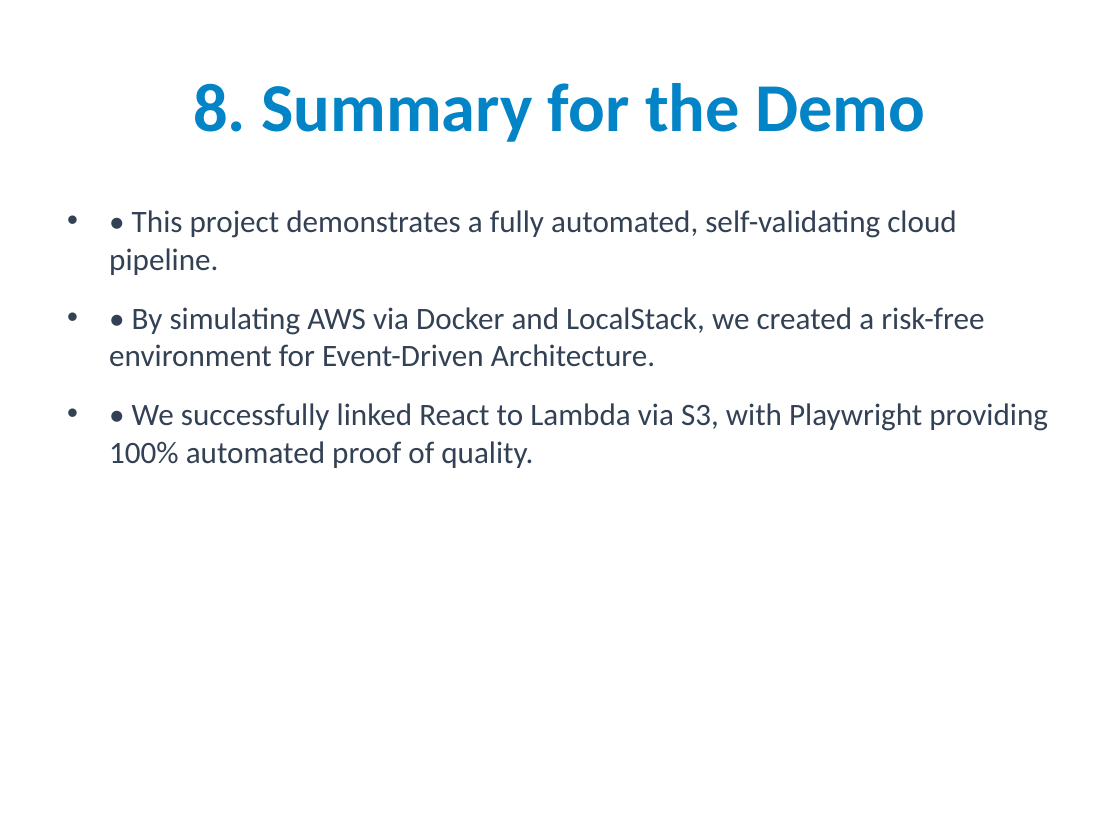
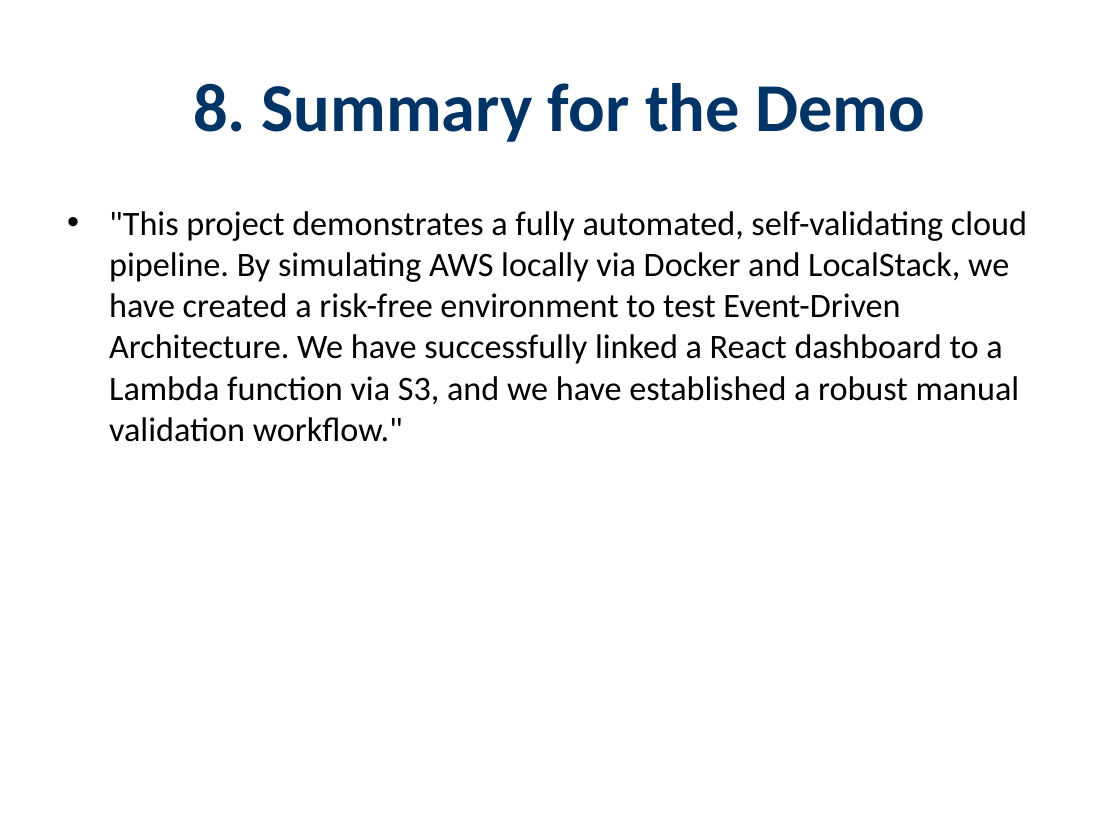
Before and after one commit to Breacher-0/AWS-EC2-local-testing-and-simulation, a slide deck: slide 14 of Ahmed_Khalil_Validation_Demo.pptx. Drawn at 1120x840 pixels with LibreOffice and Linux fonts; fonts in the diff are those of the drawing. Boxes give left, top, right and bottom in pixels: in the first picture for what was removed or moved away, otherwise in the second. Text is boxed around its words. In the diff, an @@ line names an element or a change of style, - is before the commit and + after.

Commit message:
Final cleanup: Fix PPT generation and remove all traces of Playwright

```diff
--- a/Ahmed_Khalil_Validation_Demo.pptx
+++ b/Ahmed_Khalil_Validation_Demo.pptx
@@ title "8. Summary for the Demo" at [193,83,925,142]: text colour #0284C7 to #003366 @@
@@ text at [109,211,1027,442]: text changed; size 20 to 22 pt; text colour #334155 to #000000 @@
-• • This project demonstrates a fully automated, self-validating cloud pipeline.
-• • By simulating AWS via Docker and LocalStack, we created a risk-free environment for Event-Driven Architecture.
-• • We successfully linked React to Lambda via S3, with Playwright providing 100% automated proof of quality.
+• "This project demonstrates a fully automated, self-validating cloud pipeline. By simulating AWS locally via Docker and LocalStack, we have created a risk-free environment to test Event-Driven Architecture. We have successfully linked a React dashboard to a Lambda function via S3, and we have established a robust manual validation workflow."
```
Also in this commit, not shown: 13 other slides changed, 1 other file.
